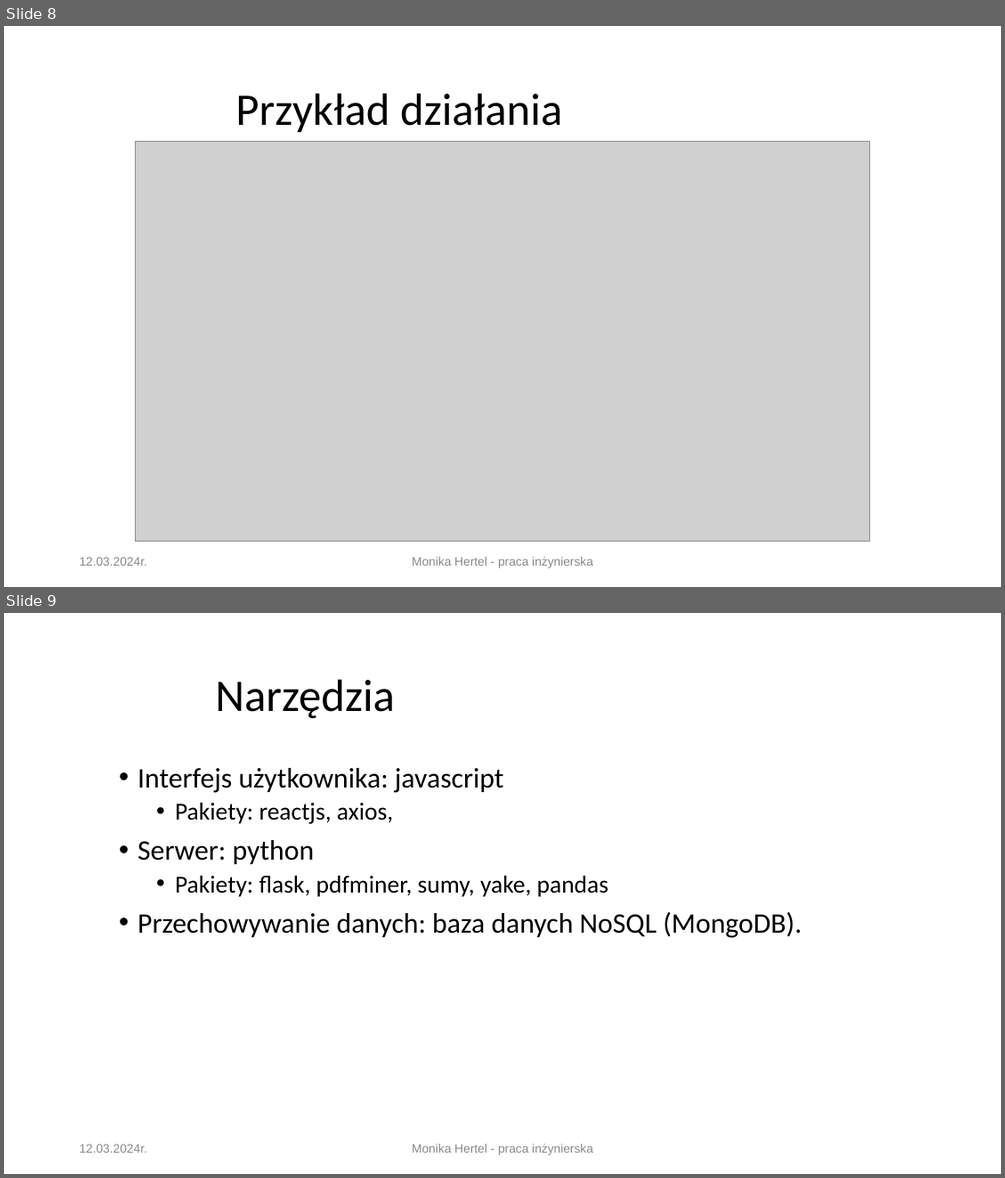
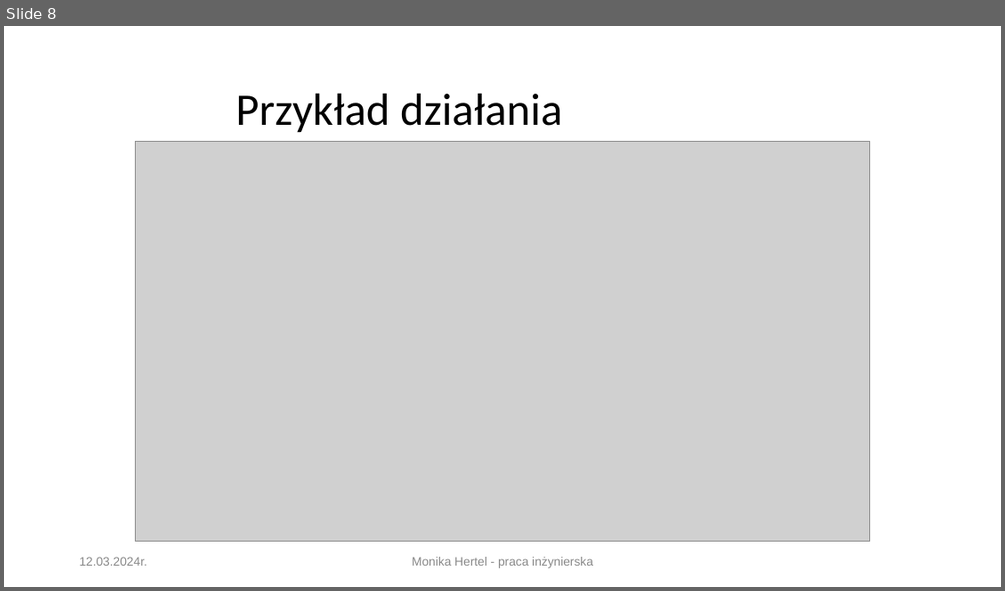
Before and after one commit to heruyu/another, a slide deck: papier/prezentacja_mon.ppt. Shown one above the other, each under a label of ours: slides 8 and 9 before the commit, slide 8 after it. The pictures are 1005x1178 and 1005x591 pixels, drawn with LibreOffice and Linux fonts; fonts in the diff are those of the drawing; grey boxes stand for pictures; background and template pictures are left out. Boxes give left, top, right and bottom in pixels: in the first picture for what was removed or moved away, otherwise in the second. Text is boxed around its words. In the diff, an @@ line names an element or a change of style, - is before the commit and + after.

```diff
--- a/papier/prezentacja_mon.ppt
+++ b/papier/prezentacja_mon.ppt
@@ slide 9 removed at box(4, 613, 1001, 1174), background picture (left out) @@
@@ title removed at box(215, 679, 395, 719) @@
-Narzędzia
@@ text removed at box(138, 768, 801, 938) @@
-• Interfejs użytkownika: javascript
-  • Pakiety: reactjs, axios,
-• Serwer: python
-  • Pakiety: flask, pdfminer, sumy, yake, pandas
-• Przechowywanie danych: baza danych NoSQL (MongoDB).
@@ text removed at box(80, 1143, 147, 1152) @@
-12.03.2024r.
@@ text removed at box(412, 1143, 593, 1155) @@
-Monika Hertel - praca inżynierska
```
Also in this commit, not shown: 4 slides changed.
